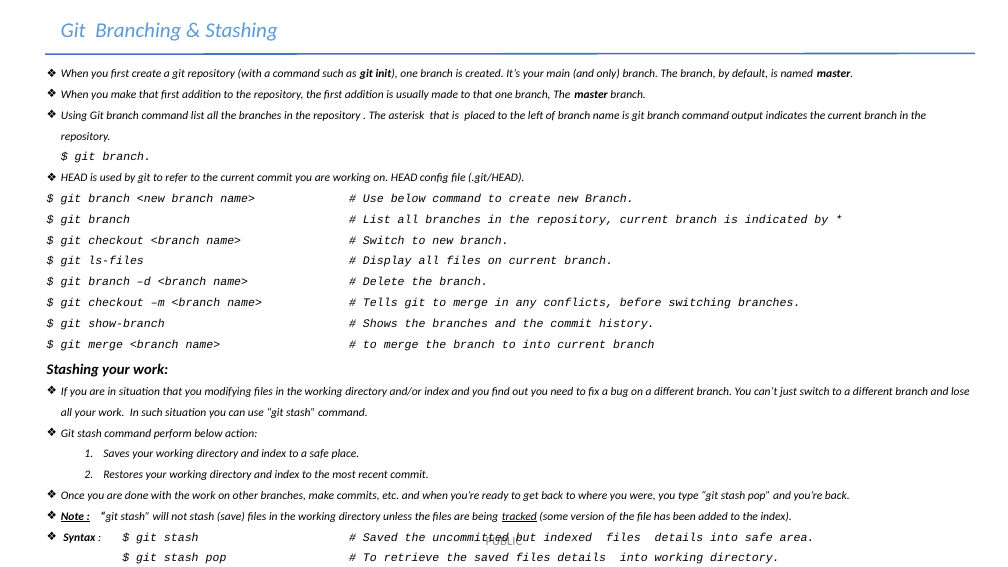
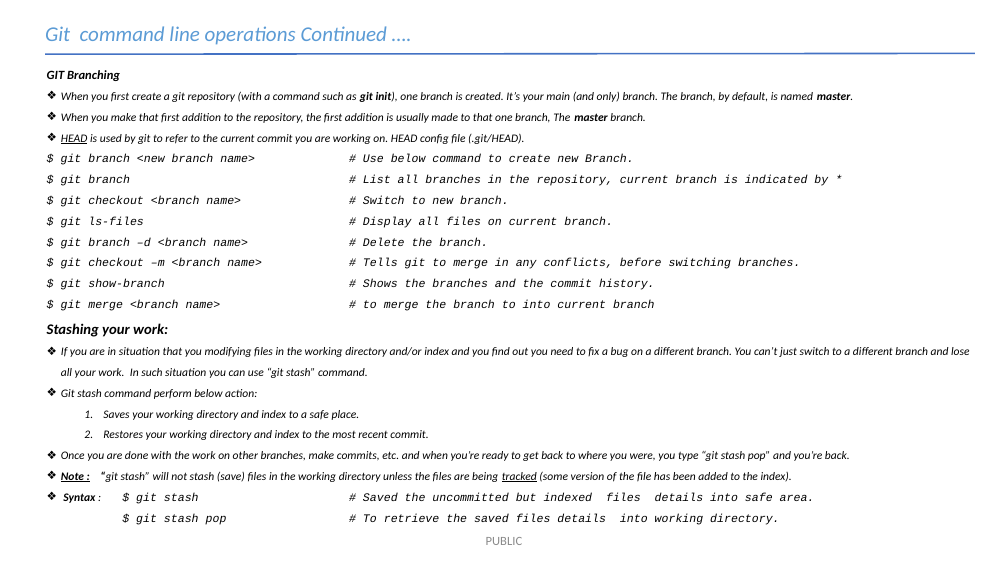
Before and after one commit to rakesh100282/Git-1, a slide deck: slide 18 of Git-V 0.1.pptx. Drawn at 1008x567 pixels with LibreOffice and Linux fonts; fonts in the diff are those of the drawing. Boxes give left, top, right and bottom in pixels: in the first picture for what was removed or moved away, otherwise in the second. Text is boxed around its words. In the diff, an @@ line names an element or a change of style, - is before the commit and + after.

```diff
--- a/Git-V 0.1.pptx
+++ b/Git-V 0.1.pptx
@@ text at bbox=[45, 26, 388, 45]: text changed @@
-Git Branching & Stashing
+Git command line operations Continued ….
@@ text at bbox=[47, 70, 120, 81]: paragraph added @@
+GIT Branching
@@ text at bbox=[61, 111, 926, 163]: paragraph removed @@
-❖ Using Git branch command list all the branches in the repository . The asterisk that is placed to the left of branch name is git branch command output indicates the current branch in the repository.
-  $ git branch.
@@ text at bbox=[61, 133, 524, 144]: underline on in "HEAD" @@
```
Also in this commit, not shown: 7 other slides changed, 1 slide added.
